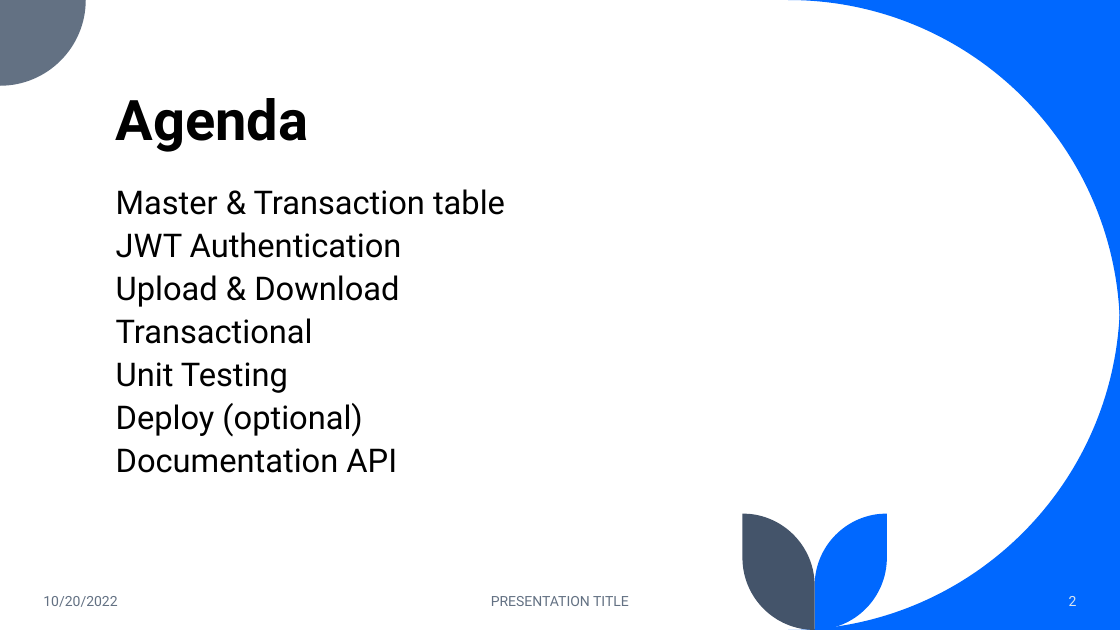
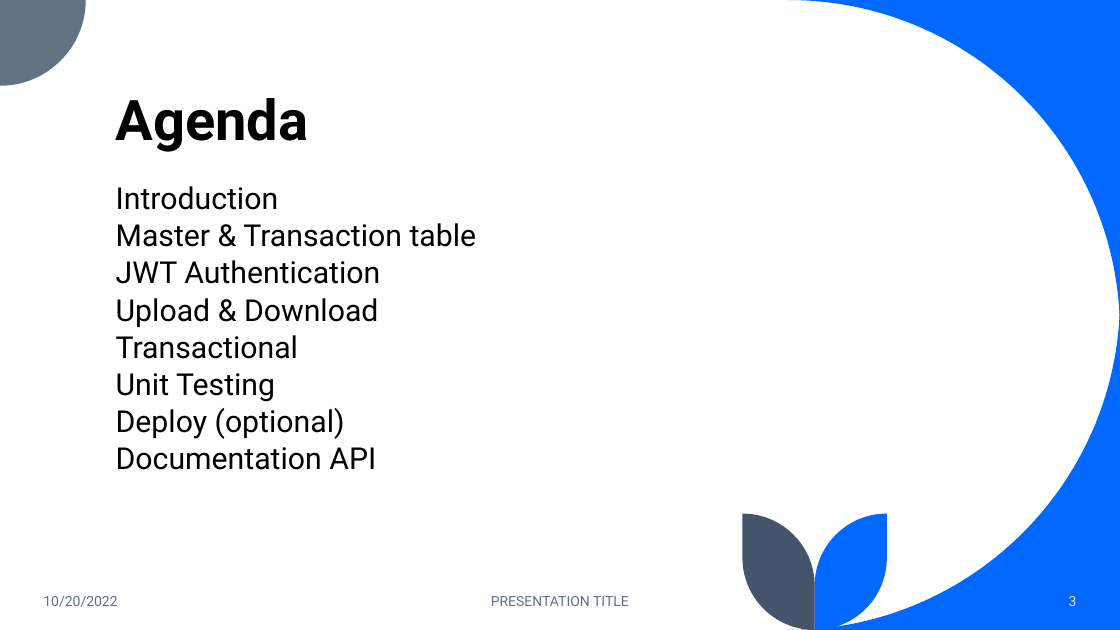
Before and after one commit to Theofilush/warung-makan, a slide deck: slide 3 of documentation/Aplikasi Warung Makan.pptx (slide 2 before the commit). Drawn at 1120x630 pixels with LibreOffice and Linux fonts; fonts in the diff are those of the drawing. Boxes give left, top, right and bottom in pixels: in the first picture for what was removed or moved away, otherwise in the second. Text is boxed around its words. In the diff, an @@ line names an element or a change of style, - is before the commit and + after.

```diff
--- a/documentation/Aplikasi Warung Makan.pptx
+++ b/documentation/Aplikasi Warung Makan.pptx
@@ text at box(116, 186, 279, 210): paragraph added @@
+Introduction
@@ text at box(116, 223, 477, 470): size 28 to 25.9 pt; line spacing 0.8 to 0.7 @@
@@ page number at box(1069, 596, 1077, 606): text changed @@
-2
+3
```
Also in this commit, not shown: 9 other slides changed, 7 slides added, 4 slides removed, 13 other files.
